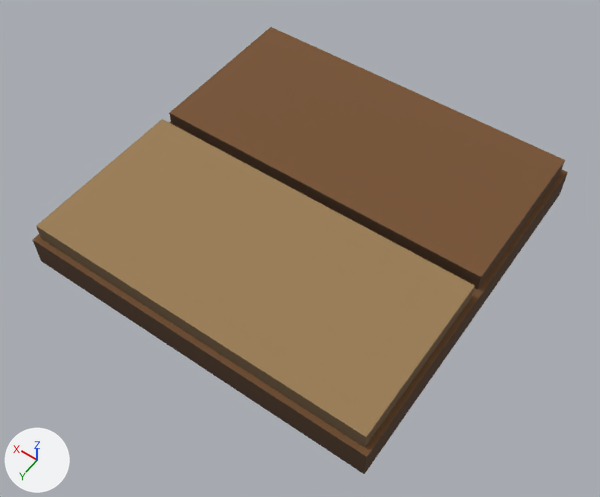
Renders of the glTF model data/model/floor_wood_cross.glb from each side of a commit.
Rendered twice from a 50 mm lens placed at (-0.81, 1.174, 1.729), pointed at (-0.027, 0.079, 0.007). Lighting does not change. The marker at lower left points along +X, +Y and +Z. The first picture is the older version. Vertices at exactly the same position are counted once.
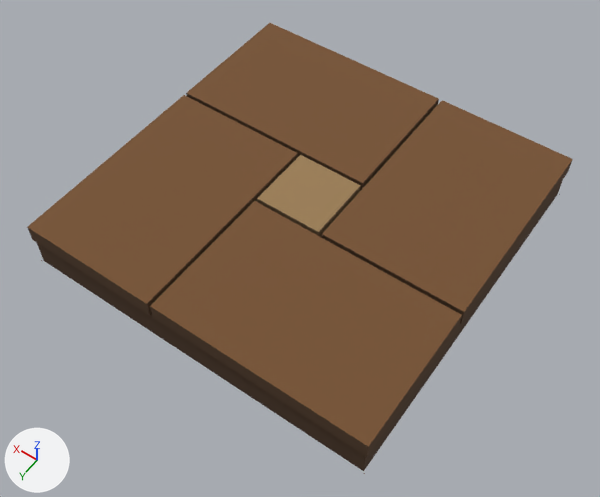
Patch to the scene script:
```diff
--- a/data/model/floor_wood_cross.glb.py
+++ b/data/model/floor_wood_cross.glb.py
@@ me_mesh_0 @@
 # used by ob_mesh_0; location = (0.0, 0.0, 0.0)
-me_mesh_0.from_pydata(...)  # 52 vertices, 84 faces; spans x -0.5..0.5, y -0.5..0.5, z 0.0..0.14
+me_mesh_0.from_pydata(...)  # 80 vertices, 120 faces; spans x -0.5..0.5, y -0.5..0.5, z 0.0..0.14
+# me_mesh_0 part 1: a new loose piece, a box spanning x -0.495..0.495, y -0.495..0.495, z 0.0..0.09, in mat_material_0 (picture img_image_0)
+# me_mesh_0 part 2: a new loose piece, a box spanning x -0.095..0.095, y -0.095..0.095, z 0.09..0.14, in mat_material_0 (picture img_image_0)
+# me_mesh_0 part 3
+# 16 vertices are removed from x -0.485..0.485, y -0.485..0.485, z 0.09..0.14
+# 36 faces are deleted
+# 16 vertices are added at x -0.5..0.5, y -0.5..0.5, z 0.09..0.14
+# 12 new vertices lie (0.0, 0.0, 0.05) away from vertices in x -0.5..0.5, y -0.5..0.5, z 0.09
+# 48 new faces join them
 me_mesh_0.materials.append(mat_material_0)
```

Pixel boxes [x1, y1, x2, y2] of what changed, in the pictures (600 x 497 px; the box of a moved part takes in the faces that stretch with it):
'Mesh_0', reshaped: before [32, 27, 568, 474]; after [27, 23, 573, 474]
part 1 of me_mesh_0, added: after [36, 180, 563, 471]
part 2 of me_mesh_0, added (brown): after [257, 155, 361, 238]
part 3 of me_mesh_0, moved or reshaped: before [32, 27, 568, 474]; after [27, 23, 573, 457]
